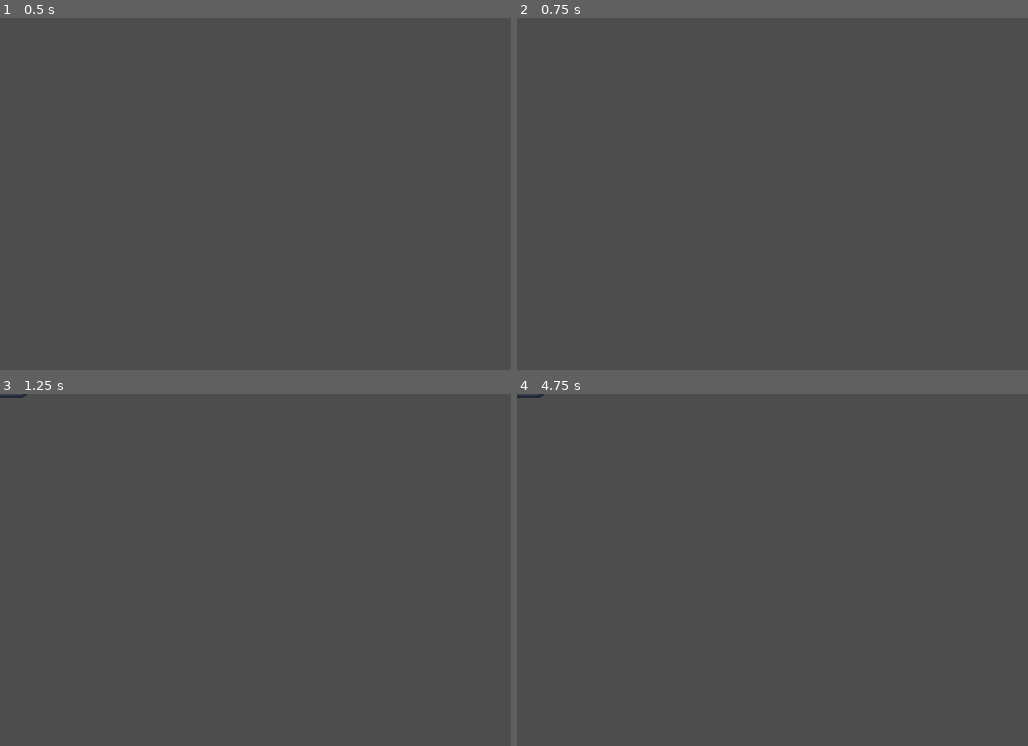
Above: before the commit, frames 1-4 (two rows, left to right).
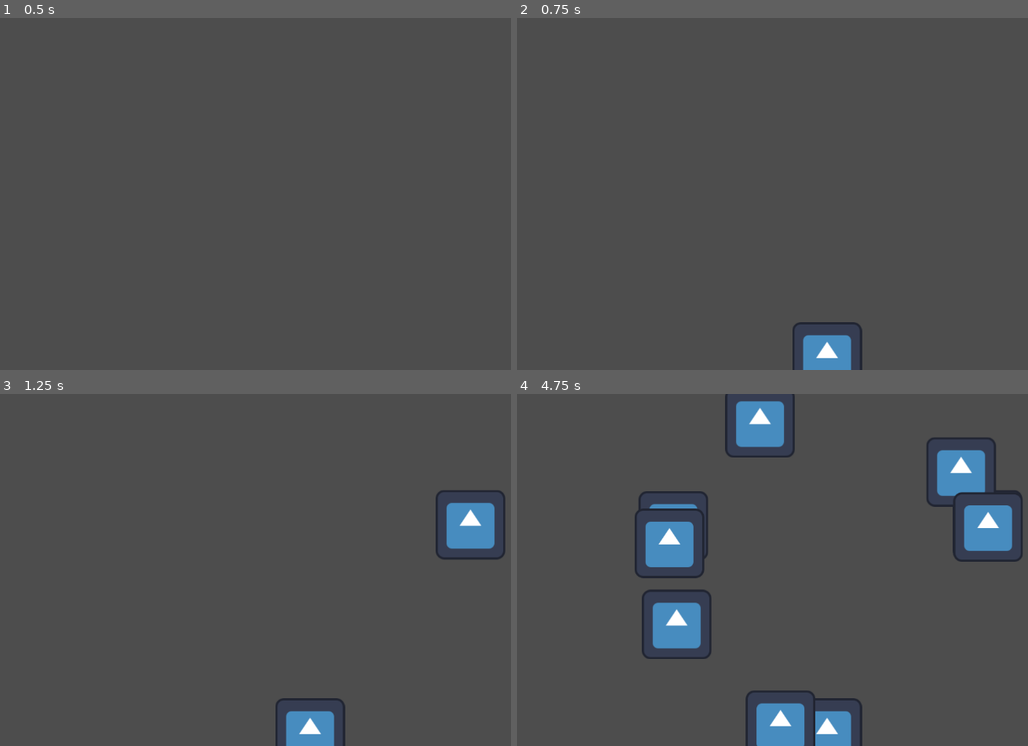
Above: after the commit, the same moments.

Repository: TyGuy54/GMTK-Jam
Game: Godot game, scene res://spawner-test.tscn
Two runs of this game, one before a commit and one after it. Both use one fixed random seed, a clock stepped at 60 frames per second and the inputs below. This scene is started directly instead of the project's main scene. The engine's default icon, where the game draws it, is replaced by a stand-in: a white triangle on a blue panel in a dark square.
Inputs:
- Up to frame 1 (0.5 s): no input
- Up to frame 2 (0.75 s): tap Enter at 0.5 s; hold Right (ui_right) from 0.53 s (still down)
- Up to frame 3 (1.25 s): keep holding Right (ui_right)
- Up to frame 4 (4.75 s): release Right (ui_right) at 1.28 s; hold Down (ui_down) 1.28-2.03 s; tap Space at 2 s; hold Right (ui_right) 2.03-2.78 s; hold Up (ui_up) 2.78-3.53 s; tap Enter at 3.5 s; hold Left (ui_left) from 3.53 s (still down)

Frame 1 is identical in both runs. In frame 2, 1.2% of the frame differs, in the area x 53-68%, y 86-100%; in frame 3, 2.8%; in frame 4, 10%, in the area x 0-99%, y 0-100%.

Commit message:
basic spawner created

Diff:
--- a/Scripts/spawner.gd
+++ b/Scripts/spawner.gd
@@ -1,30 +1,33 @@
 extends Node2D
 
+@export var spawn_radius: float
+@export var spawn_interval: float
+
 var spawn_timer: Timer
-var vector: Vector2
-@export var spawn_radius: Vector2
+var radius: Vector2
 
 func _ready():
-	spawn_radius = Vector2(700, 0)
+	radius = Vector2(spawn_radius, 0)
+
 	spawn_timer = Timer.new()
 	add_child(spawn_timer)
-	spawn_timer.wait_time = 1.0
+
+	spawn_timer.wait_time = spawn_interval
 	spawn_timer.connect("timeout", _on_spawn_timer_timeout)
 	spawn_timer.start()
 
-var counter: int = 0
+func configure_spawner(spawner_config: SpawnerConfig):
+	pass
 
 func _on_spawn_timer_timeout():
 	const enemy_scene = preload("res://Scenes/bear_test.tscn")
 	var enemy = enemy_scene.instantiate();
 
-	var center_coordinates = get_viewport_rect().size / 2
-
+	var center_coordinates: Vector2 = get_viewport_rect().size / 2
 	var rng = RandomNumberGenerator.new()
-	var my_random_number = rng.randf_range(0, 360.0)
-
-	var spawn_position: Vector2 = center_coordinates + spawn_radius.rotated(10)
+	var random_angle = rng.randf_range(0, 360.0)
+	var spawn_position: Vector2 = center_coordinates + radius.rotated(random_angle * (2 * PI))
 
 	enemy.transform.origin = spawn_position
+
 	add_child(enemy)
-	counter+= 100
--- /dev/null
+++ b/Scripts/spawner_config.gd
@@ -0,0 +1,6 @@
+extends Resource
+
+class_name SpawnerConfig
+
+@export var spawn_radius: float
+@export var spawn_interval: float
--- a/spawner-test.tscn
+++ b/spawner-test.tscn
@@ -1,6 +1,44 @@
 [gd_scene load_steps=2 format=3 uid="uid://c5g824o1n11xu"]
 
-[ext_resource type="Script" path="res://Scripts/spawner.gd" id="1_w4y1n"]
+[sub_resource type="GDScript" id="GDScript_yy3x5"]
+script/source = "extends Node2D
+
+@export var spawn_radius: float
+@export var spawn_interval: float
+
+var _spawn_timer: Timer
+var _radius: Vector2
+
+func _ready():
+	_radius = Vector2(spawn_radius, 0)
+
+	_spawn_timer = Timer.new()
+	add_child(_spawn_timer)
+
+	_spawn_timer.wait_time = spawn_interval
+	_spawn_timer.connect(\"timeout\", _on_spawn_timer_timeout)
+	_spawn_timer.start()
+
+func configure_spawner(radius: float, interval: float):
+	spawn_radius = radius
+	spawn_interval = interval
+	print(spawn_interval)
+
+func _on_spawn_timer_timeout():
+	const enemy_scene = preload(\"res://Scenes/bear_test.tscn\")
+	var enemy = enemy_scene.instantiate();
+
+	var center_coordinates: Vector2 = get_viewport_rect().size / 2
+	var rng = RandomNumberGenerator.new()
+	var random_angle = rng.randf_range(0, 360.0)
+	var spawn_position: Vector2 = center_coordinates + _radius.rotated(random_angle * (2 * PI))
+
+	enemy.transform.origin = spawn_position
+
+	add_child(enemy)
+"
 
 [node name="Spawner" type="Node2D"]
-script = ExtResource("1_w4y1n")
+script = SubResource("GDScript_yy3x5")
+spawn_radius = 300.0
+spawn_interval = 0.5
